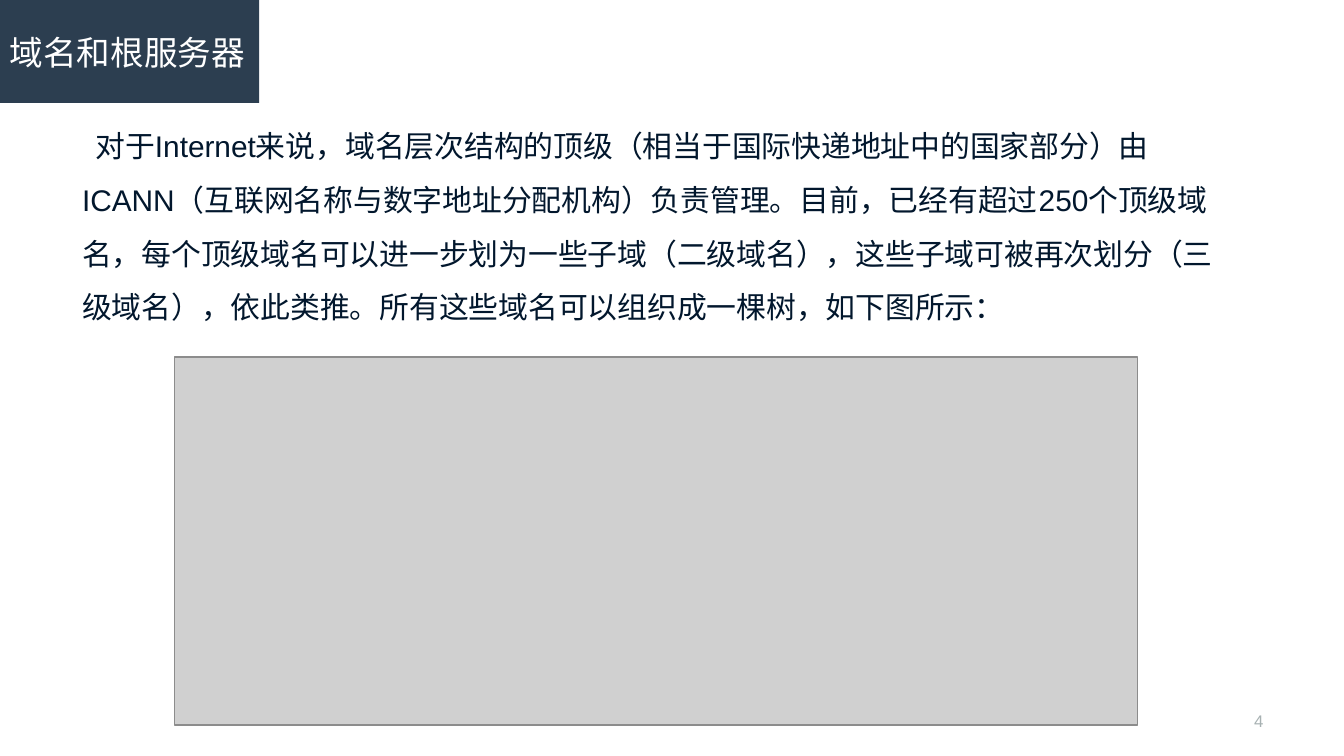
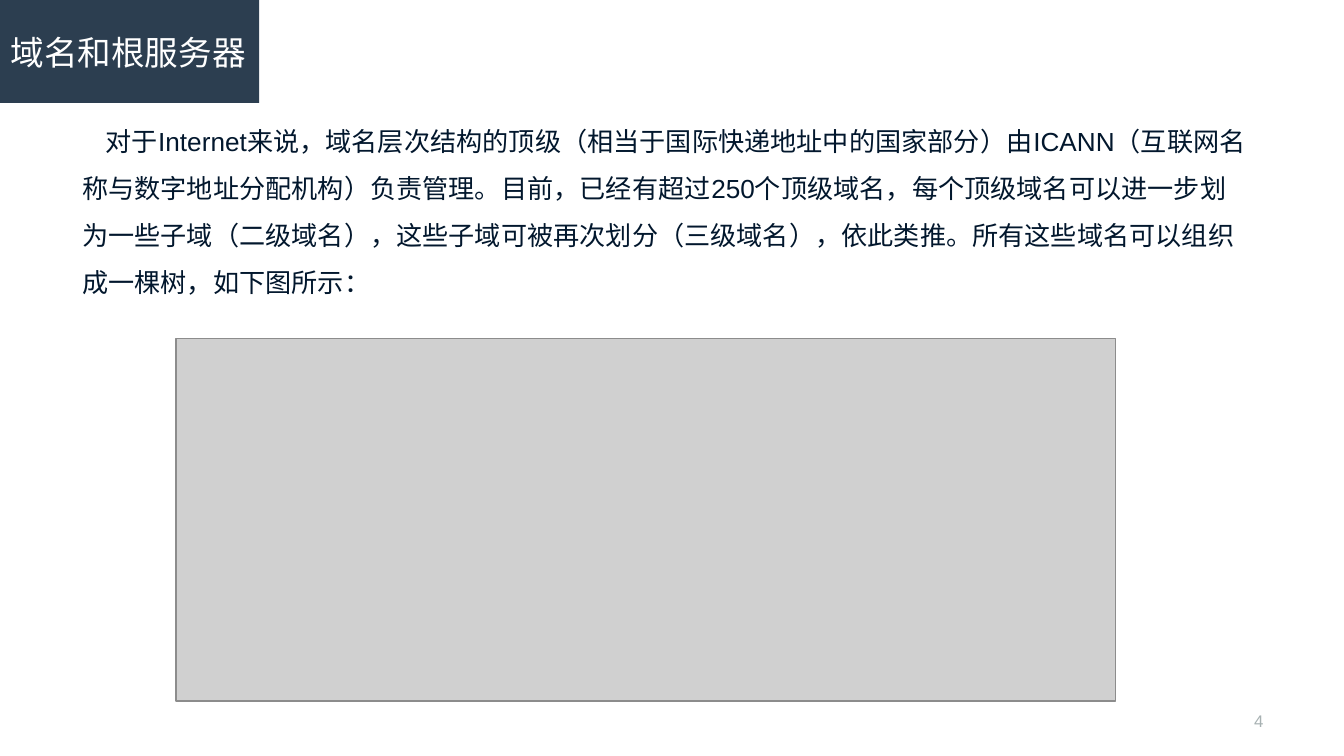
Before and after one commit to R-Lin/Simple_scripts, a slide deck: slide 4 of dns.ppt. Drawn at 1344x756 pixels with LibreOffice and Linux fonts; fonts in the diff are those of the drawing; grey boxes stand for pictures. Boxes give left, top, right and bottom in pixels: in the first picture for what was removed or moved away, otherwise in the second. Text is boxed around its words. In the diff, an @@ line names an element or a change of style, - is before the commit and + after.

```diff
--- a/dns.ppt
+++ b/dns.ppt
@@ text "对于Internet来说，域名层次结构的顶级（相当于国际快递地址中的国家部分）由ICANN（互联网名称与数字地址分配机构 ..." at [82, 128, 1246, 295]: size 16 to 14 pt @@
@@ picture: place and size @@
-picture at [175, 358, 1138, 726]
+picture at [176, 339, 1116, 702]
```
Also in this commit, not shown: 9 other slides changed, 11 slides added, 5 slides removed.
